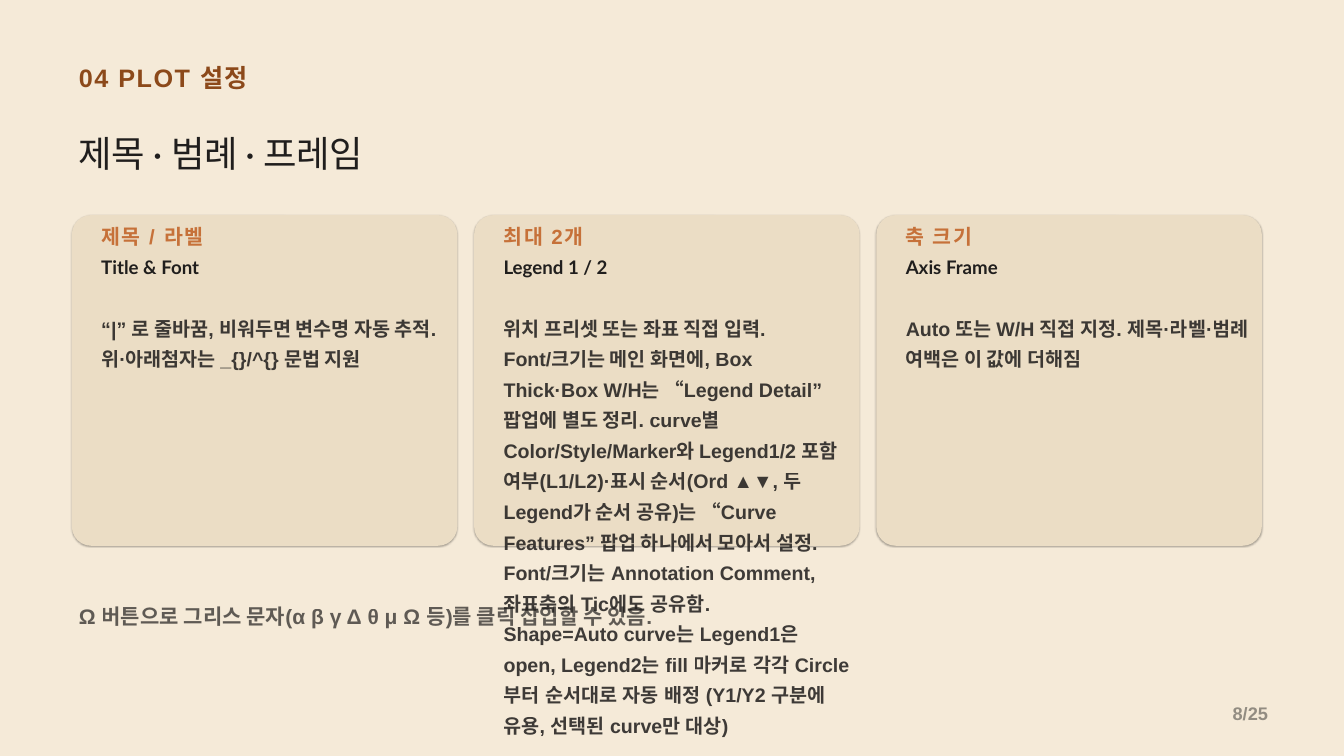
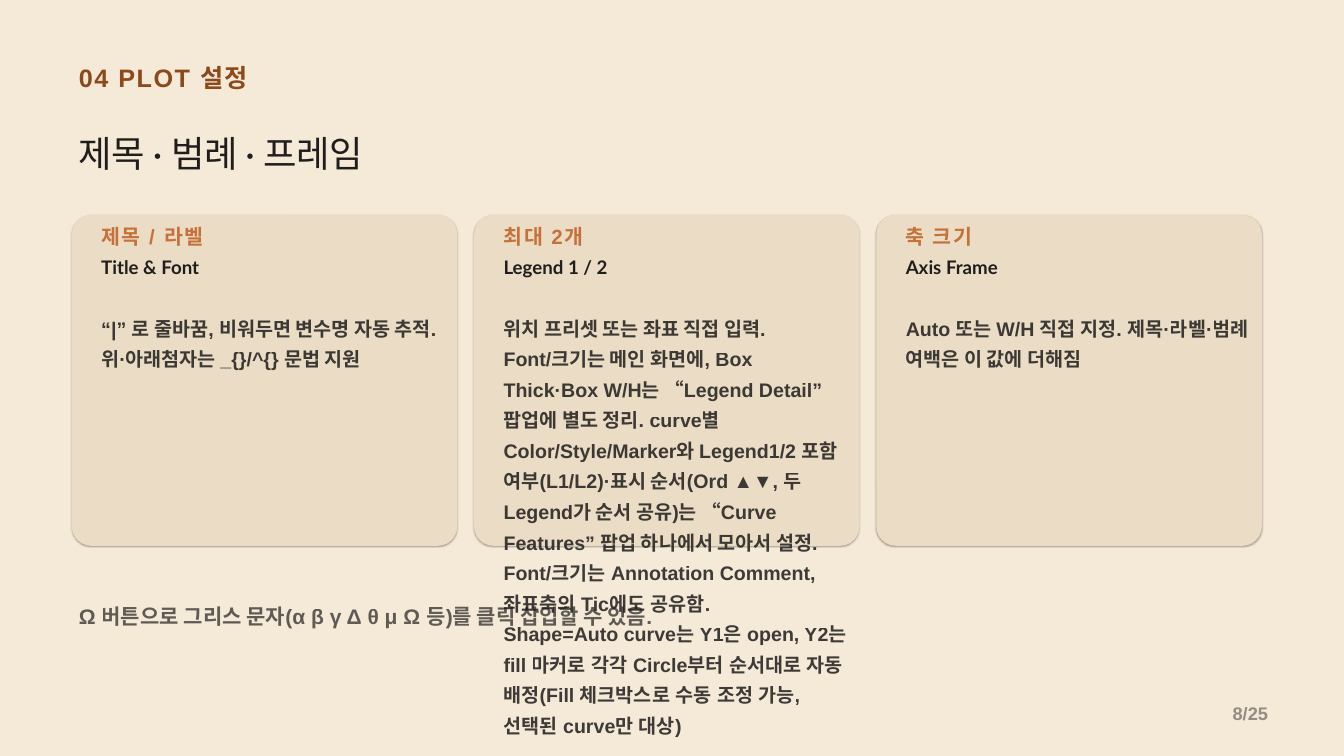
Before and after one commit to CWKIM113/CathPlot_Pub, a slide deck: slide 8 of CathPlot_발표.pptx. Drawn at 1344x756 pixels with LibreOffice and Linux fonts; fonts in the diff are those of the drawing. Boxes give left, top, right and bottom in pixels: in the first picture for what was removed or moved away, otherwise in the second. Text is boxed around its words. In the diff, an @@ line names an element or a change of style, - is before the commit and + after.

```diff
--- a/CathPlot_발표.pptx
+++ b/CathPlot_발표.pptx
@@ text at (x1=504, y1=626, x2=846, y2=737): text changed @@
-Shape=Auto curve는 Legend1은 open, Legend2는 fill 마커로 각각 Circle부터 순서대로 자동 배정 (Y1/Y2 구분에 유용, 선택된 curve만 대상)
+Shape=Auto curve는 Y1은 open, Y2는 fill 마커로 각각 Circle부터 순서대로 자동 배정(Fill 체크박스로 수동 조정 가능, 선택된 curve만 대상)
```
Also in this commit, not shown: 3 other files.
